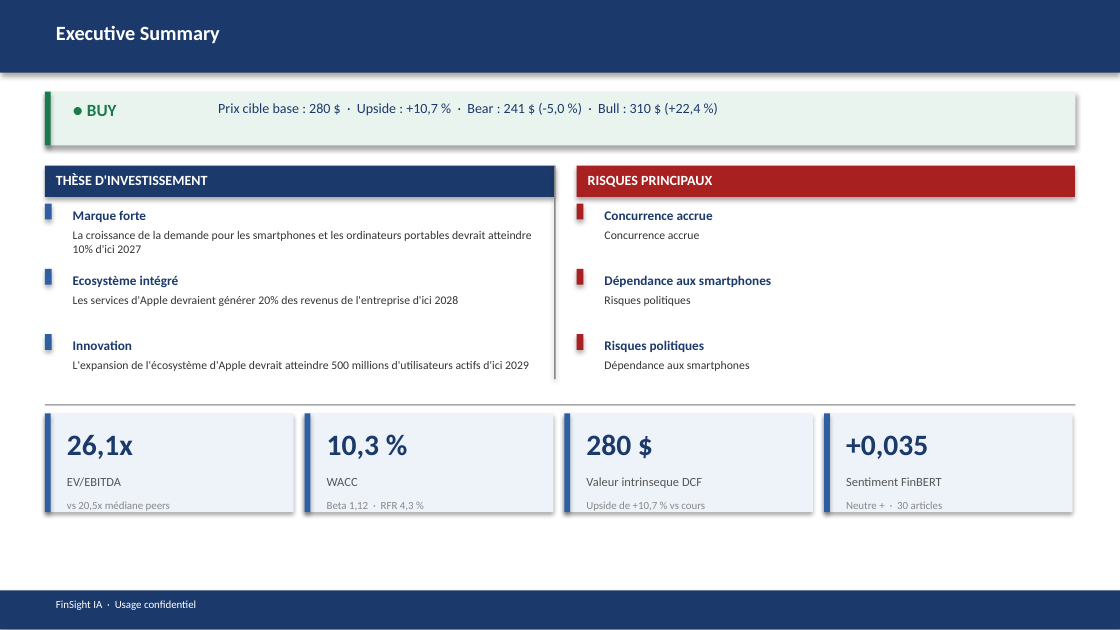
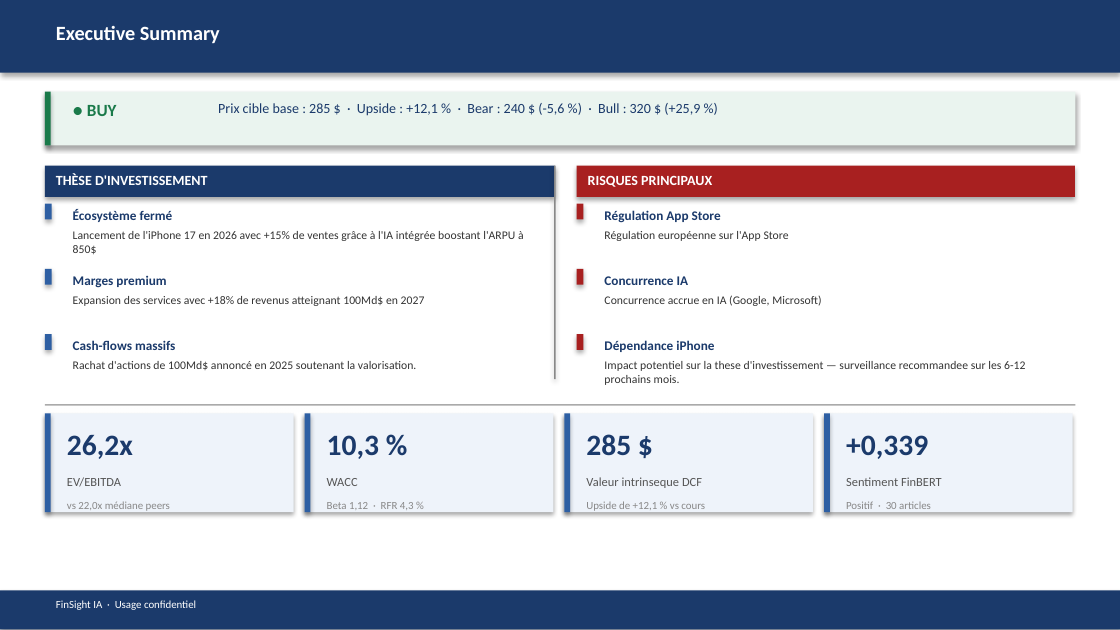
Before and after one commit to baptistejeh07-art/finsight-ia, a slide deck: slide 2 of preview/AAPL/AAPL_pitchbook.pptx. Drawn at 1120x630 pixels with LibreOffice and Linux fonts; fonts in the diff are those of the drawing. Boxes give left, top, right and bottom in pixels: in the first picture for what was removed or moved away, otherwise in the second. Text is boxed around its words. In the diff, an @@ line names an element or a change of style, - is before the commit and + after.

```diff
--- a/preview/AAPL/AAPL_pitchbook.pptx
+++ b/preview/AAPL/AAPL_pitchbook.pptx
@@ text at [218,103,700,116]: text changed @@
-Prix cible base : 280 $ · Upside : +10,7 % · Bear : 241 $ (-5,0 %) · Bull : 310 $ (+22,4 %)
+Prix cible base : 285 $ · Upside : +12,1 % · Bear : 240 $ (-5,6 %) · Bull : 320 $ (+25,9 %)
@@ text at [73,209,173,222]: text changed @@
-Marque forte
+Écosystème fermé
@@ text at [73,231,524,254]: text changed @@
-La croissance de la demande pour les smartphones et les ordinateurs portables devrait atteindre 10% d'ici 2027
+Lancement de l'iPhone 17 en 2026 avec +15% de ventes grâce à l'IA intégrée boostant l'ARPU à 850$
@@ text at [604,210,721,223]: text changed @@
-Concurrence accrue
+Régulation App Store
@@ text at [604,231,789,241]: text changed @@
-Concurrence accrue
+Régulation européenne sur l'App Store
@@ text at [73,276,166,288]: text changed @@
-Ecosystème intégré
+Marges premium
@@ text at [73,296,425,306]: text changed @@
-Les services d'Apple devraient générer 20% des revenus de l'entreprise d'ici 2028
+Expansion des services avec +18% de revenus atteignant 100Md$ en 2027
@@ text at [604,276,689,285]: text changed @@
-Dépendance aux smartphones
+Concurrence IA
@@ text at [604,295,821,306]: text changed @@
-Risques politiques
+Concurrence accrue en IA (Google, Microsoft)
@@ text at [73,340,175,350]: text changed @@
-Innovation
+Cash-flows massifs
@@ text at [604,340,714,352]: text changed @@
-Risques politiques
+Dépendance iPhone
@@ text at [73,361,416,370]: text changed @@
-L'expansion de l'écosystème d'Apple devrait atteindre 500 millions d'utilisateurs actifs d'ici 2029
+Rachat d'actions de 100Md$ annoncé en 2025 soutenant la valorisation.
@@ text at [604,361,1025,385]: text changed @@
-Dépendance aux smartphones
+Impact potentiel sur la these d'investissement — surveillance recommandee sur les 6-12 prochains mois.
@@ text at [67,435,133,459]: text changed @@
-26,1x
+26,2x
@@ text at [586,434,631,456]: text changed @@
-280 $
+285 $
@@ text at [846,435,928,459]: text changed @@
-+0,035
++0,339
@@ text at [67,501,170,511]: text changed @@
-vs 20,5x médiane peers
+vs 22,0x médiane peers
@@ text at [586,501,705,511]: text changed @@
-Upside de +10,7 % vs cours
+Upside de +12,1 % vs cours
@@ text at [846,501,931,509]: text changed @@
-Neutre + · 30 articles
+Positif · 30 articles
```
Also in this commit, not shown: 14 other slides changed, 9 other files.
